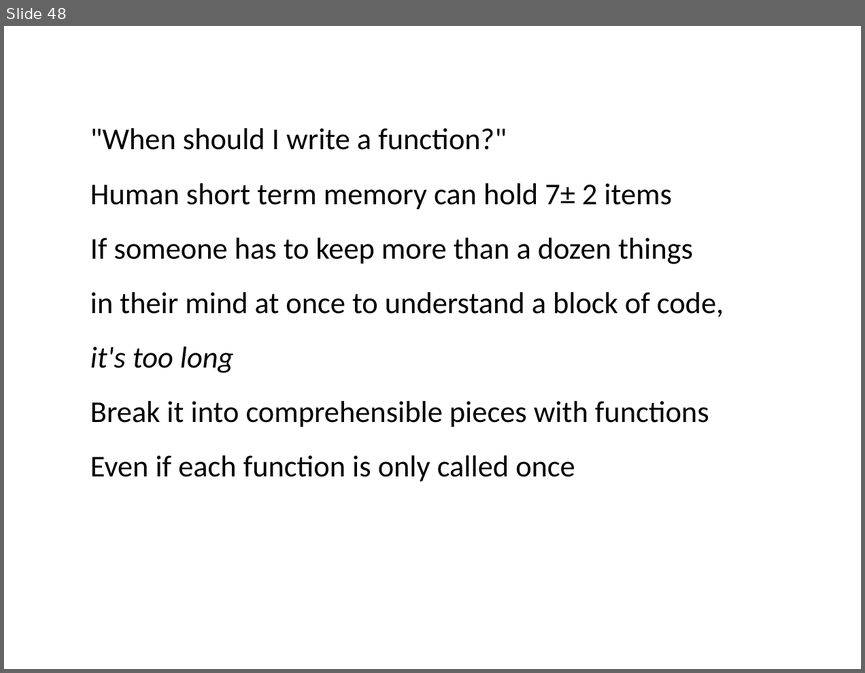
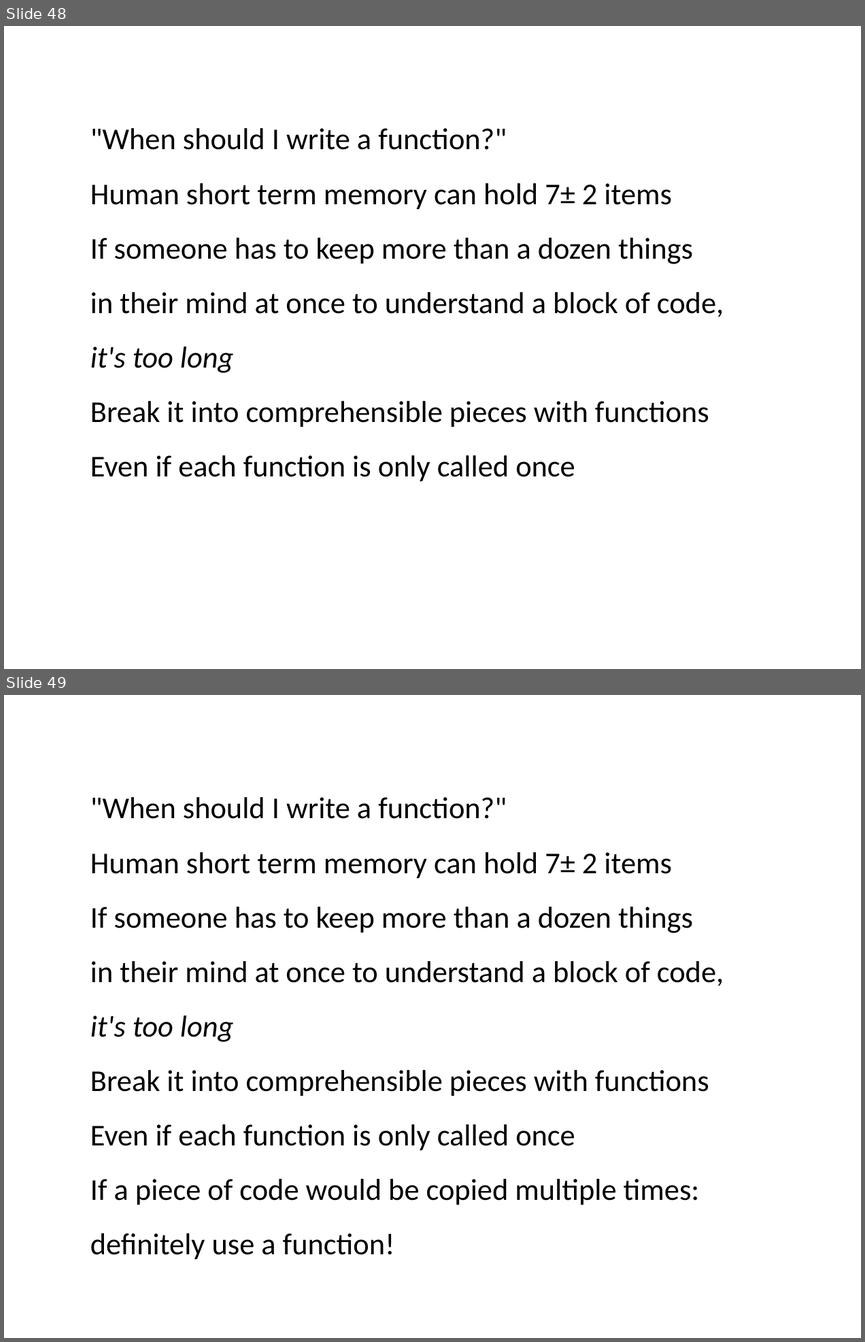
Before and after one commit to ncasuk/ncas-isc, a slide deck: python/presentations/learning_python/14_func.pptx. Shown one above the other, each under a label of ours: slide 48 before the commit, slides 48 and 49 after it. The pictures are 865x673 and 865x1342 pixels, drawn with LibreOffice and Linux fonts; fonts in the diff are those of the drawing; background and template pictures are left out. Boxes give left, top, right and bottom in pixels: in the first picture for what was removed or moved away, otherwise in the second. Text is boxed around its words. In the diff, an @@ line names an element or a change of style, - is before the commit and + after.

Commit message:
More precise about when to use a function in learning_python presentation 14

```diff
--- a/python/presentations/learning_python/14_func.pptx
+++ b/python/presentations/learning_python/14_func.pptx
@@ slide 49 added at bbox=[4, 695, 861, 1338], background picture (left out) @@
@@ text added at bbox=[90, 797, 723, 1259], 28 pt, text #000000 @@
+"When should I write a function?"
+Human short term memory can hold 7± 2 items
+If someone has to keep more than a dozen things
+in their mind at once to understand a block of code,
+it's too long
+Break it into comprehensible pieces with functions
+Even if each function is only called once
+If a piece of code would be copied multiple times:
+definitely use a function!
```
Also in this commit, not shown: 1 other file.
